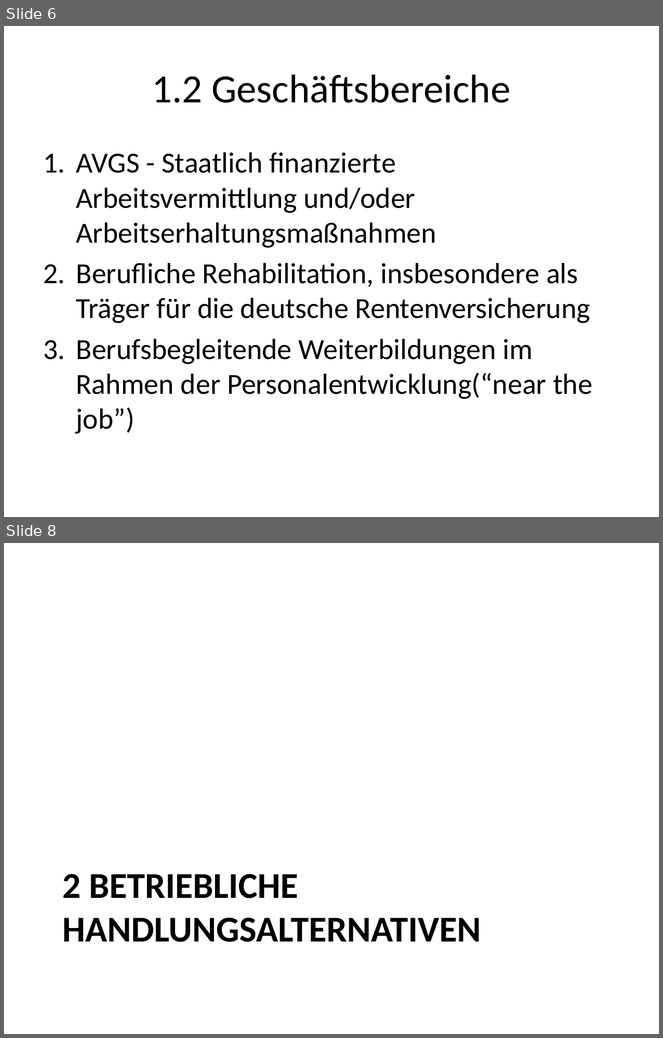
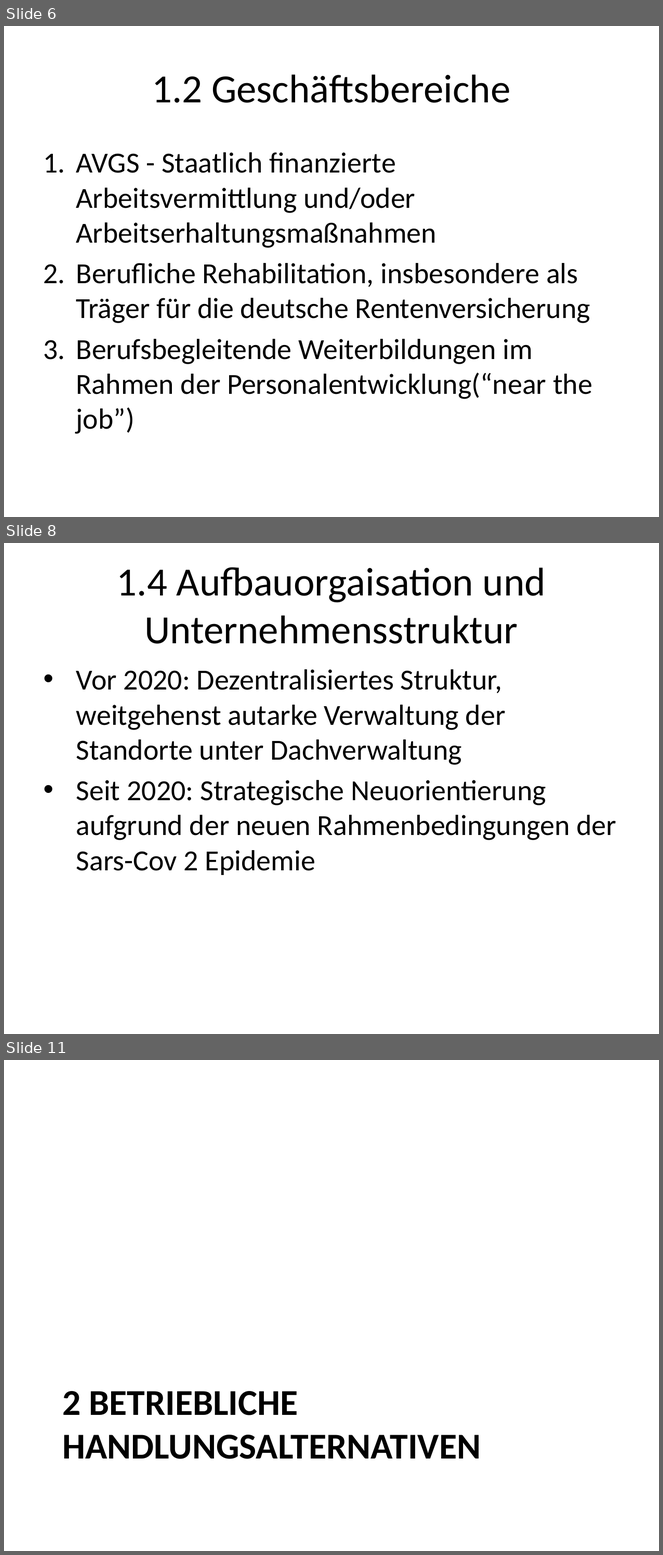
Before and after one commit to roman91DE/wipaed, a slide deck: praktikum/praesentation/praesentation.pptx. Shown one above the other, each under a label of ours: slides 6 and 8 before the commit, slides 6, 8 and 11 after it; the slides between them are not shown. The pictures are 663x1038 and 663x1555 pixels, drawn with LibreOffice and Linux fonts; fonts in the diff are those of the drawing. Boxes give left, top, right and bottom in pixels: in the first picture for what was removed or moved away, otherwise in the second. Text is boxed around its words. In the diff, an @@ line names an element or a change of style, - is before the commit and + after.

```diff
--- a/praktikum/praesentation/praesentation.pptx
+++ b/praktikum/praesentation/praesentation.pptx
@@ slide 8 added at <box>4,543,659,1034</box>, background #FFFFFF @@
@@ title added at <box>117,567,546,644</box>, 44 pt, text #000000 @@
+1.4 Aufbauorgaisation und Unternehmensstruktur
@@ text added at <box>76,669,617,875</box>, 32 pt, text #000000 @@
+• Vor 2020: Dezentralisiertes Struktur, weitgehenst autarke Verwaltung der Standorte unter Dachverwaltung
+• Seit 2020: Strategische Neuorientierung aufgrund der neuen Rahmenbedingungen der Sars-Cov 2 Epidemie
@@ what was slide 8 is now slide 11 @@
```
Also in this commit, not shown: 3 slides changed, 11 other slides added, 3 slides removed, 4 other files.
